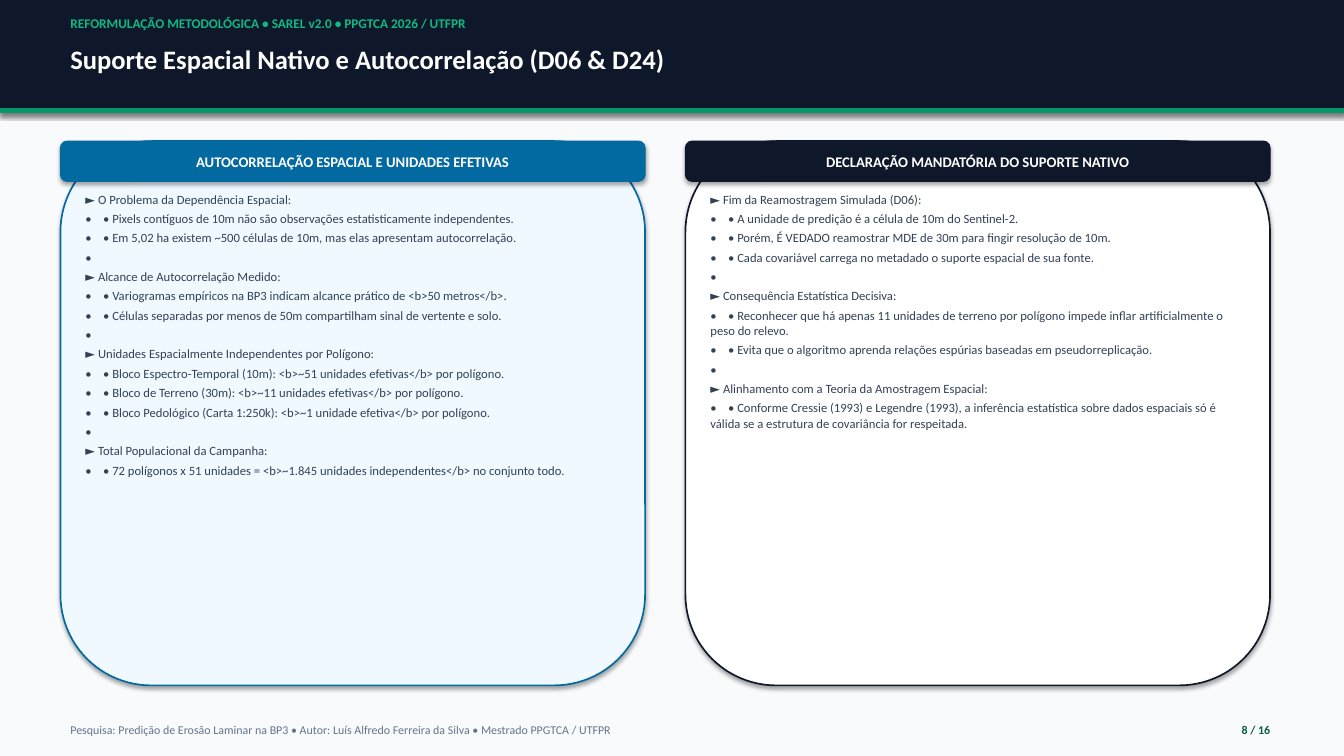
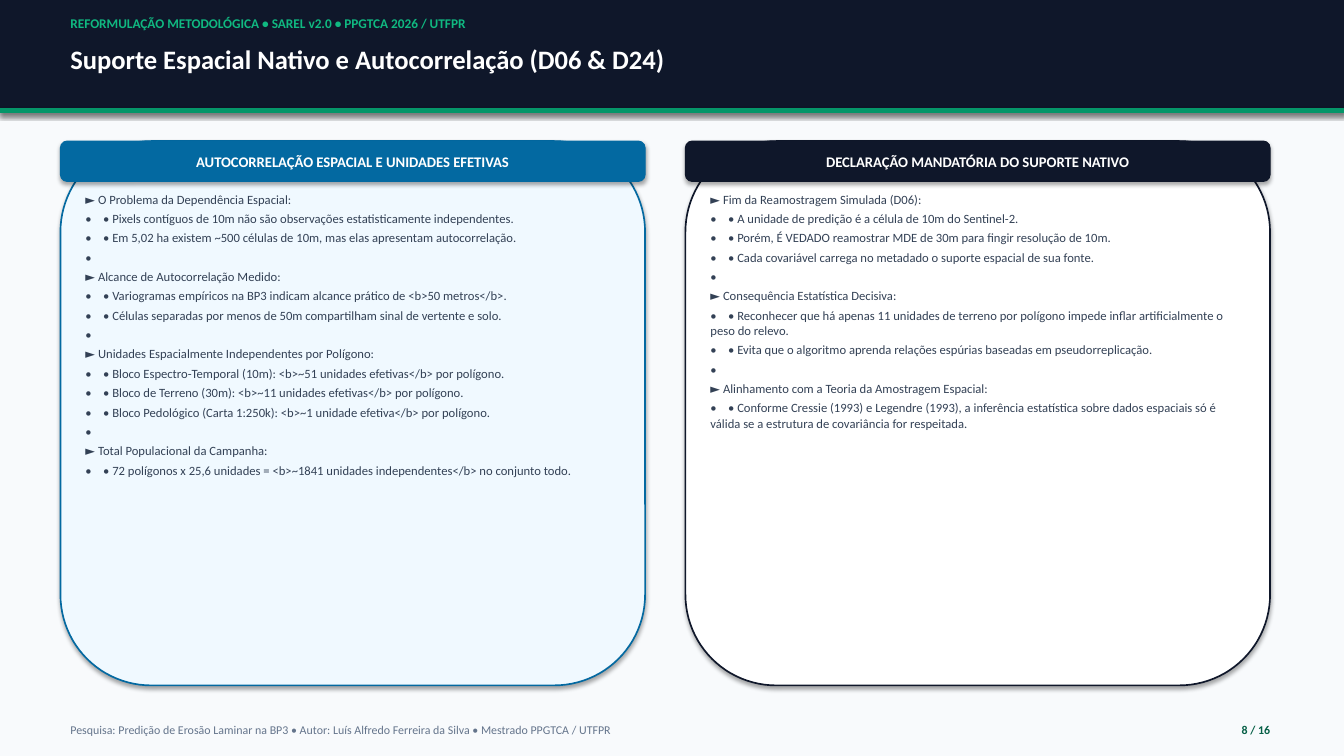
Before and after one commit to RedZardoz/localizador-erosao-v02, a slide deck: slide 8 of docs/apresentacoes/Mudanca_Radical_Metodologia_SAREL_v2.pptx. Drawn at 1344x756 pixels with LibreOffice and Linux fonts; fonts in the diff are those of the drawing. Boxes give left, top, right and bottom in pixels: in the first picture for what was removed or moved away, otherwise in the second. Text is boxed around its words. In the diff, an @@ line names an element or a change of style, - is before the commit and + after.

```diff
--- a/docs/apresentacoes/Mudanca_Radical_Metodologia_SAREL_v2.pptx
+++ b/docs/apresentacoes/Mudanca_Radical_Metodologia_SAREL_v2.pptx
@@ text at <box>112,466,571,477</box>: text changed @@
-• • 72 polígonos x 51 unidades = <b>~1.845 unidades independentes</b> no conjunto todo.
+• • 72 polígonos x 25,6 unidades = <b>~1841 unidades independentes</b> no conjunto todo.
```
Also in this commit, not shown: 1 other slide changed, 10 other files.
